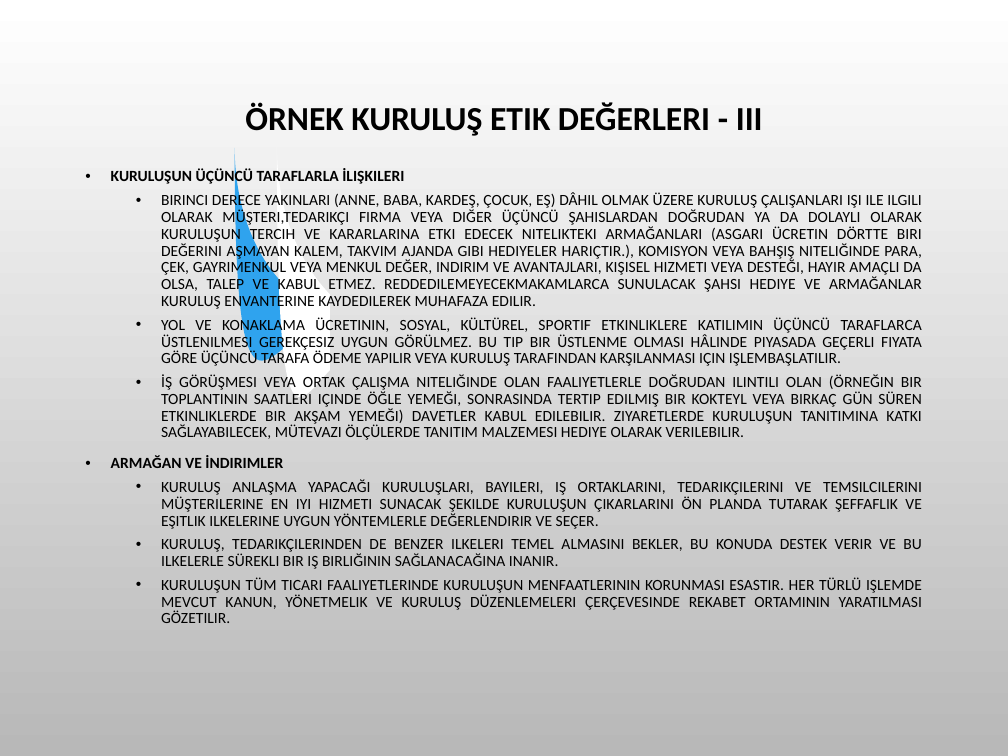
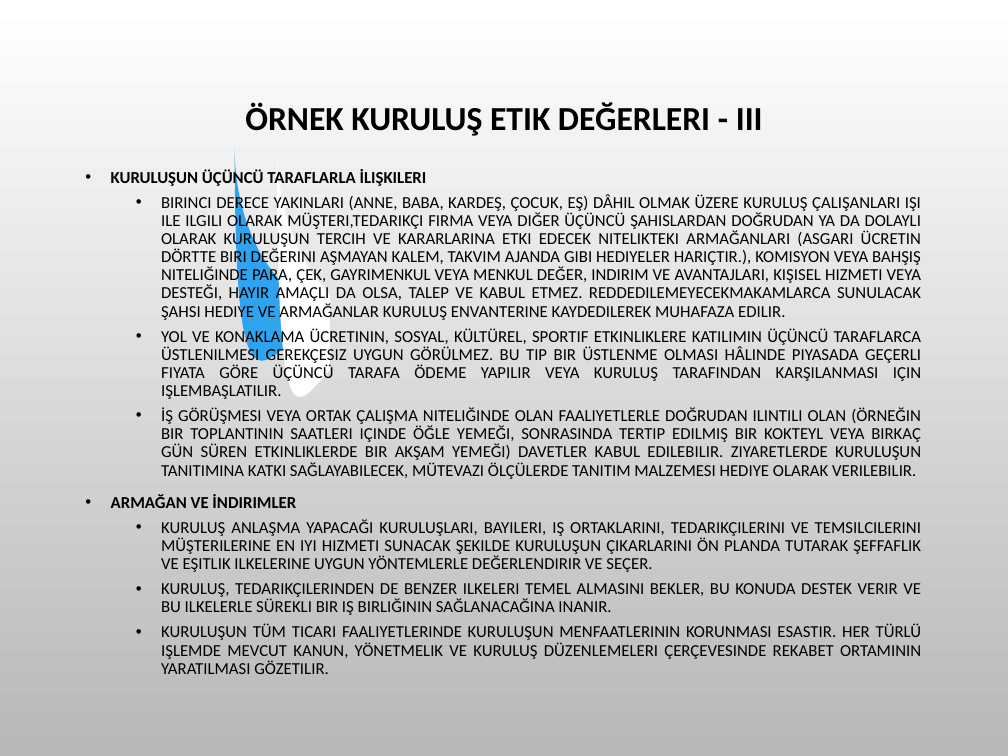
Before and after one commit to SevdanurGENC/20-21-Lecture-Notes, a slide deck: slide 24 of 4. Bolum - Meslek Etigi - Kurumsal Etik.ppt. Drawn at 1008x756 pixels with LibreOffice and Linux fonts; fonts in the diff are those of the drawing; background and template pictures are left out. Boxes give left, top, right and bottom in pixels: in the first picture for what was removed or moved away, otherwise in the second. Text is boxed around its words. In the diff, an @@ line names an element or a change of style, - is before the commit and + after.

```diff
--- a/4. Bolum - Meslek Etigi - Kurumsal Etik.ppt
+++ b/4. Bolum - Meslek Etigi - Kurumsal Etik.ppt
@@ text "KURULUŞUN ÜÇÜNCÜ TARAFLARLA İLIŞKILERI" at [111, 169, 921, 674]: size 11.1 to 12 pt @@
```
Also in this commit, not shown: 7 other slides changed, 12 other files.
